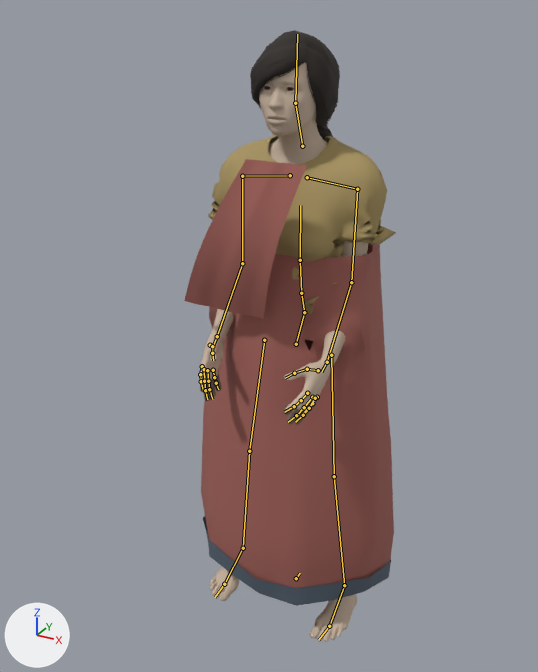
An edit to the Blender file WorkingAssets/NPCs/village_woman/village_woman_clothing_fitted.blend, drawn before and after from the same camera.
Camera for both pictures: a 50 mm camera at (0.766, -1.56, 1.546) aimed at (-0.063, -0.053, 0.793). The axes (+X, +Y, +Z) are drawn at lower left. The lights are the same throughout. The first picture is the older version. Both versions are drawn at frame 112 of the action 'idle'; the numbers are the values there. The bones that bend it are drawn over the model as lines.

Objects in the first picture: 'Farmer_hair', 'Fitted cotton upper base', 'Foundation opaque thong', 'Sari lower border', 'Woven sari pallu over blouse', 'Wrapped sari lower drape', 'village_woman_MakeHuman_body' and 1 more.
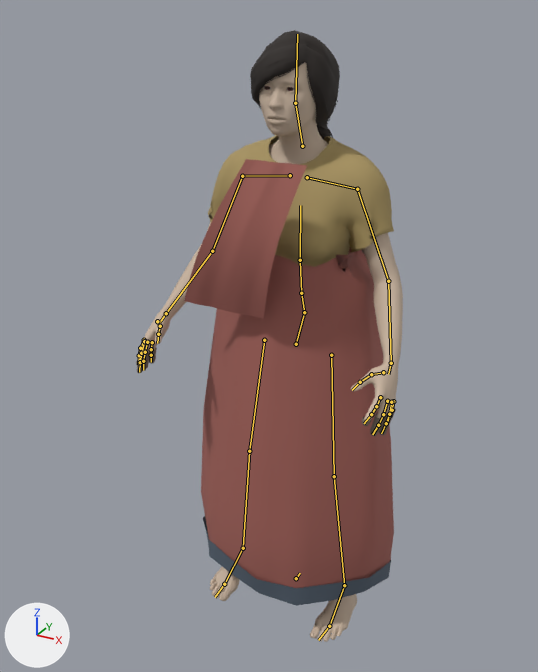
Boxes (x1, y1, x2, y2) around the edits, measured in the pictures (538 x 672 px):
'Wrapped sari lower drape', posed: before (201, 243, 394, 588); after (201, 248, 394, 588)
'village_woman_MakeHuman_body', posed (57% wider): before (199, 63, 368, 642); after (137, 63, 403, 642)
'Fitted cotton upper base', posed: before (208, 135, 396, 329); after (208, 135, 394, 267)
'Foundation opaque thong', posed: before (200, 374, 316, 424); after (136, 348, 396, 436)
bone 'upperarm_l', root to tip: before (357, 189) to (351, 282); after (357, 189) to (388, 281)
bone 'upperarm_r', root to tip: before (242, 176) to (242, 263); after (242, 176) to (212, 251)

What the commit changed:
Bone 'upperarm_l' (bone_upperarm_l) turns from (0, -2, -43) to (0, -1, -19) degrees about its own x, y and z.
Bone 'upperarm_r' (bone_upperarm_r) turns from (-1, 1, 43) to (-1, 0, 19) degrees about its own x, y and z.
